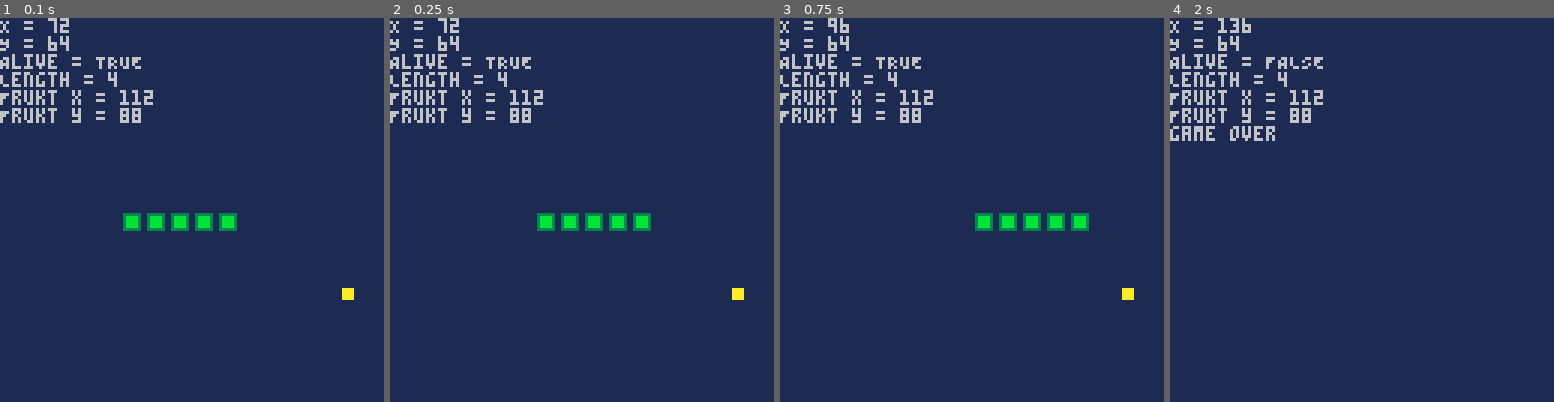
Above: before the commit, frames 1-4 (left to right).
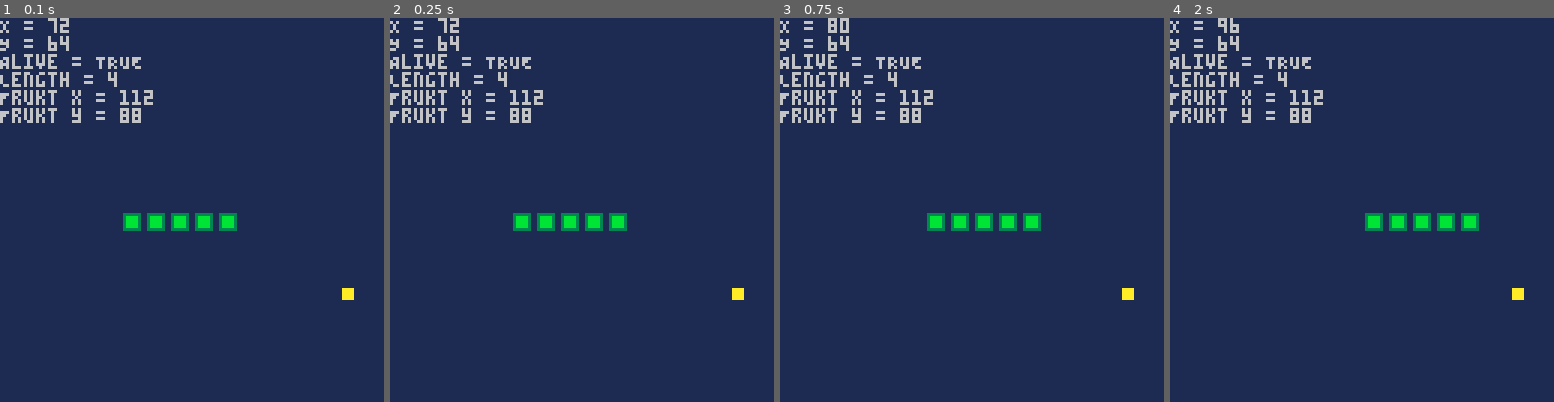
Above: after the commit, the same moments.

Repository: kakardo/Pico-8
Game: PICO-8 cartridge snake.p8
Same seed, same stepped clock (60 frames per second), same inputs: the game is played once before the commit and once after it.
Inputs:
- Up to frame 1 (0.1 s): no input
- Up to frame 2 (0.25 s): no input
- Up to frame 3 (0.75 s): tap X (X key) at 0.33 s; tap O (Z key) at 0.7 s
- Up to frame 4 (2 s): tap X (X key) at 1.07, 1.85 s; hold Right from 1.6 s (still down); tap O (Z key) at 1.7 s

Frame 1 is identical in both runs. In frame 2, 0.4% of the frame differs, in the area x 32-68%, y 50-56%; in frame 3, 0.9%; in frame 4, 2.0%, in the area x 0-93%, y 0-74%.

Commit message:
Stop player when trying to go backwards into body.

Diff:
--- a/main.lua
+++ b/main.lua
@@ -15,7 +15,7 @@
 just_moved = false
 
 -- game loop tick
-tick_goal = 5
+tick_goal = 15
 tick_count = 0
 
 function _init()
--- a/movement.lua
+++ b/movement.lua
@@ -29,7 +29,9 @@
 
 -- Move snake and update variable "just_moved" to TRUE
 function move()
-	if (button_pushed == 0)	then
+	avert_going_backwards()
+
+	if (button_pushed == 0) then
 		update_snake()
 		head.x += scale * (-step) -- LEFT
 		head.dir = 0
@@ -45,25 +47,20 @@
 		update_snake()
 		head.y += scale * (step) -- DOWN
 		head.dir = 3
-	else
-		move_increment()
 	end
 
 	just_moved = true
 end
 
-
--- No switch statements in Lua...
--- No increment (++) and decrement (--) operators in Lua...
-function move_increment()
-	if head.dir == 0 then
-		head.x -= 1
-	elseif head.dir == 1 then
-		head.x += 1
-	elseif head.dir == 2 then
-		head.y -= 1
-	elseif head.dir == 3 then
-		head.y += 1
+function avert_going_backwards()
+	if button_pushed == 0 and head.dir == 1 then
+		button_pushed = head.dir
+	elseif button_pushed == 1 and head.dir == 0 then
+		button_pushed = head.dir
+	elseif button_pushed == 2 and head.dir == 3 then
+		button_pushed = head.dir
+	elseif button_pushed == 3 and head.dir == 2 then
+		button_pushed = head.dir
 	end
 end
 
--- a/snake_external.lua
+++ b/snake_external.lua
@@ -23,4 +23,18 @@
 	print('Frukt y = '..fruit.y)
 end
 
+-- No switch statements in Lua...
+-- No increment (++) and decrement (--) operators in Lua...
+-- function move_increment()
+	-- if head.dir == 0 then
+		-- head.x -= scale
+	-- elseif head.dir == 1 then
+		-- head.x += scale
+	-- elseif head.dir == 2 then
+		-- head.y -= scale
+	-- elseif head.dir == 3 then
+		-- head.y += scale
+	-- end
+-- end
+
 // LAST_LINE_SNAKE_EXTERNAL_LUA
